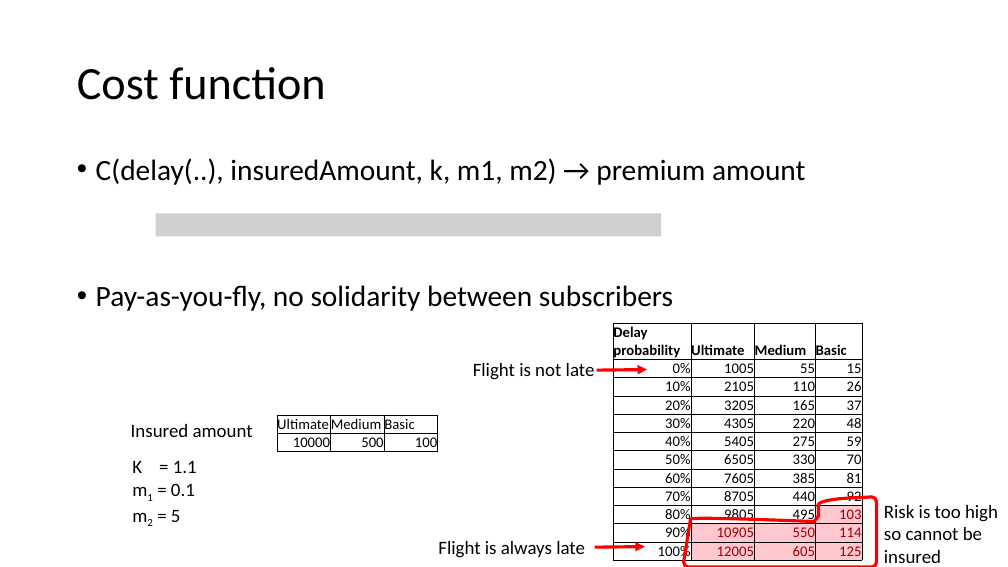
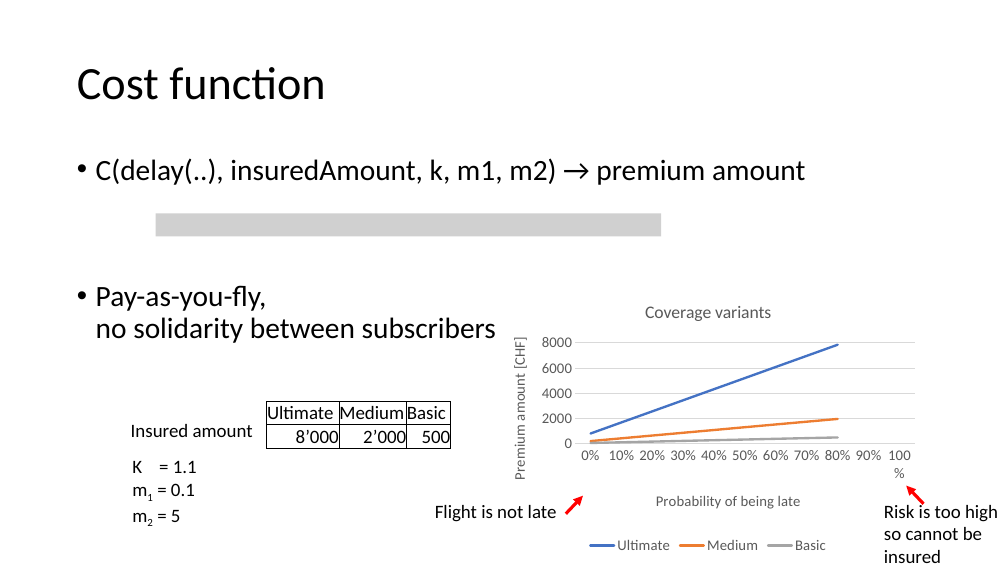
Before and after one commit to CDays2018Mobi/unchained-flight-insurance, a slide deck: slide 7 of unchained-flight-insurance-web/Notes techniques.pptx. Drawn at 1008x567 pixels with LibreOffice and Linux fonts; fonts in the diff are those of the drawing; grey boxes stand for pictures. Boxes give left, top, right and bottom in pixels: in the first picture for what was removed or moved away, otherwise in the second. Text is boxed around its words. In the diff, an @@ line names an element or a change of style, - is before the commit and + after.

Commit message:
update PPT + XLS

```diff
--- a/unchained-flight-insurance-web/Notes techniques.pptx
+++ b/unchained-flight-insurance-web/Notes techniques.pptx
@@ text "C(delay(..), insuredAmount, k, m1, m2) ..." rewrapped from <box>96,158,805,311</box> to <box>96,158,805,343</box> @@
@@ line chart added at <box>493,287,924,558</box> @@
+title "Coverage variants "
+categories: 0, 0.1, 0.2, 0.3, 0.4, 0.5, 0.6, 0.7, 0.8, 0.9, 1
+Ultimate: 800, 1700, 2600, 3400, 4300, 5200, 6100, 7000, 7800
+Medium: 200, 400, 600, 900, 1100, 1300, 1500, 1700, 2000
+Basic: 100, 100, 200, 200, 300, 300, 400, 400, 500
@@ table removed at <box>613,324,862,564</box>, 12 rows, 4 columns @@
-Delay probability | Ultimate | Medium | Basic
-0% | 1005 | 55 | 15
-10% | 2105 | 110 | 26
-20% | 3205 | 165 | 37
-30% | 4305 | 220 | 48
-40% | 5405 | 275 | 59
-50% | 6505 | 330 | 70
-60% | 7605 | 385 | 81
-70% | 8705 | 440 | 92
-80% | 9805 | 495 | 103
-90% | 10905 | 550 | 114
-100% | 12005 | 605 | 125
@@ table at <box>267,402,451,452</box> @@
-row 2: 10000 | 500 | 100
+row 2: 8’000 | 2’000 | 500
@@ size 14 to 18 pt in "Ultimate", "Medium", "Basic" @@
@@ table: place and size @@
-table at <box>277,415,438,456</box>
+table at <box>267,402,451,452</box>
@@ text "Flight is not late": place and size @@
-text "Flight is not late" at <box>473,363,595,380</box>
+text "Flight is not late" at <box>435,505,557,522</box>
@@ arrow moved from (597, 371) - (647, 370) to (566, 514) - (583, 496) @@
@@ freeform shape removed at <box>684,497,876,567</box> @@
@@ arrow moved from (594, 547) - (645, 547) to (924, 504) - (907, 485) @@
@@ text removed at <box>438,541,585,558</box> @@
-Flight is always late
```
Also in this commit, not shown: 1 other slide changed, 1 other file.
